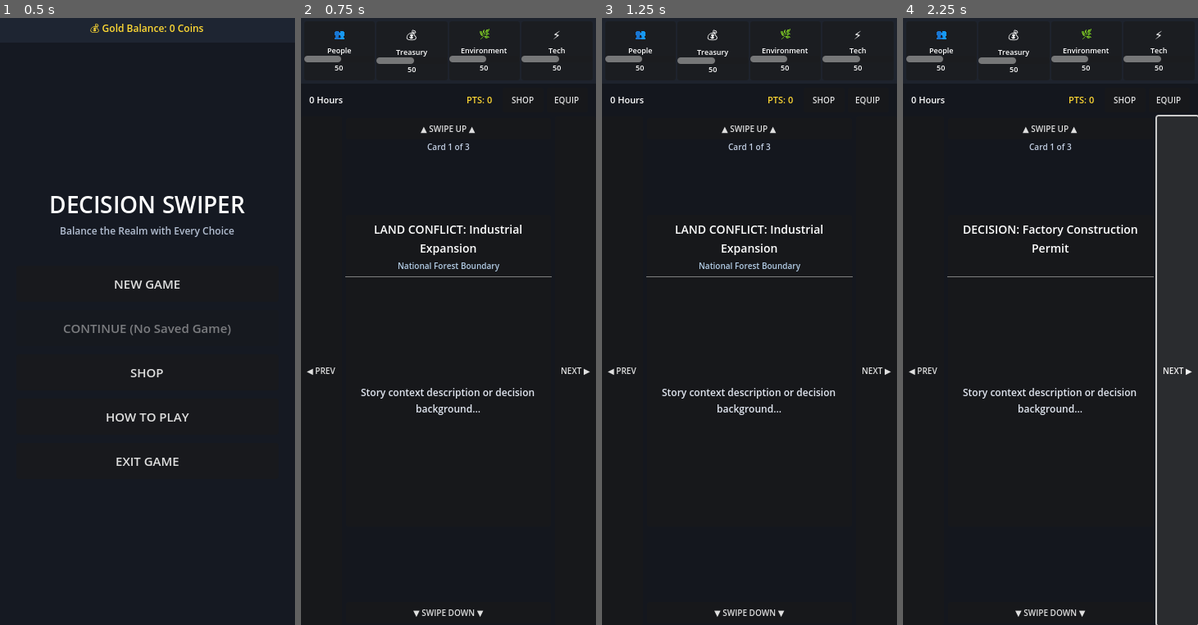
Above: before the commit, frames 1-4 (left to right).
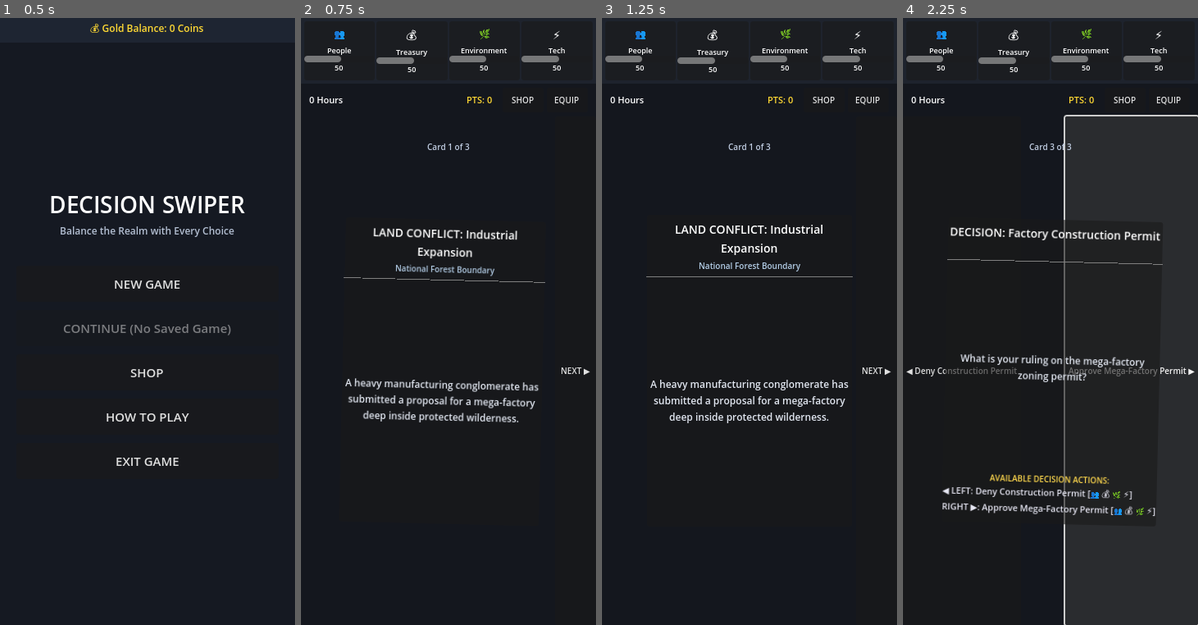
Above: after the commit, the same moments.

Repository: Kanuty/Sweeper_sandbox
Game: Godot game, scene res://scenes/main_menu.tscn
Same seed, same stepped clock (60 frames per second), same inputs: the game is played once before the commit and once after it.
Inputs:
- Up to frame 1 (0.5 s): no input
- Up to frame 2 (0.75 s): click "NEW GAME" at 0.5 s
- Up to frame 3 (1.25 s): no input
- Up to frame 4 (2.25 s): click "NEXT ▶" at 1.25 s; click "NEXT ▶" at 2 s

Frame 1 is identical in both runs. In frame 2, 3.7% of the frame differs, in the area x 1-85%, y 17-99%; in frame 3, 2.0%; in frame 4, 5.3%, in the area x 1-99%, y 15-100%.
Error before the commit: Invalid assignment of property or key 'text' with value of type 'String' on a base object of type 'null instance'. (res://scripts/card_swiper.gd:73)

Commit message:
Fix mobile UI overflow, rebalance gold economy, and clear run items on game over
- Compact top panel height and card container dimensions to fit 360x740 mobile viewport cleanly.
- Fix UI text references in CardSwiper to use ScrollContainer.
- Clear active/unused insights and protections on run finish.
- Rename all UI references strictly to 'Shop' and display persistent Gold balance top bar on Main Menu.
- Rebalance economy curve so surviving ~15 days yields ~30-50 Gold Coins for entry-level boosts/protections.

Co-authored-by: Kanuty <52743335+Kanuty@users.noreply.github.com>

Diff:
--- a/sweeper-sandbox/scripts/card_swiper.gd
+++ b/sweeper-sandbox/scripts/card_swiper.gd
@@ -11,7 +11,7 @@
 @onready var card_panel = $CardPanel
 @onready var card_title = $CardPanel/VBoxContainer/TitleLabel
 @onready var card_subtitle = $CardPanel/VBoxContainer/SubtitleLabel
-@onready var card_desc = $CardPanel/VBoxContainer/DescLabel
+@onready var card_desc = $CardPanel/VBoxContainer/ScrollContainer/DescLabel
 @onready var choice_overlay = $CardPanel/ChoiceOverlay
 
 # Preview Action Options & Affected Indicators List Container
@@ -118,7 +118,7 @@
 
 			var lbl = Label.new()
 			lbl.text = dir_symbols[dir] + ": " + choice.get("label", "") + " [" + icons_info.strip_edges() + "]"
-			lbl.add_theme_font_size_override("font_size", 12)
+			lbl.add_theme_font_size_override("font_size", 11)
 			lbl.add_theme_color_override("font_color", Color(0.9, 0.9, 0.95))
 			actions_list.add_child(lbl)
 
